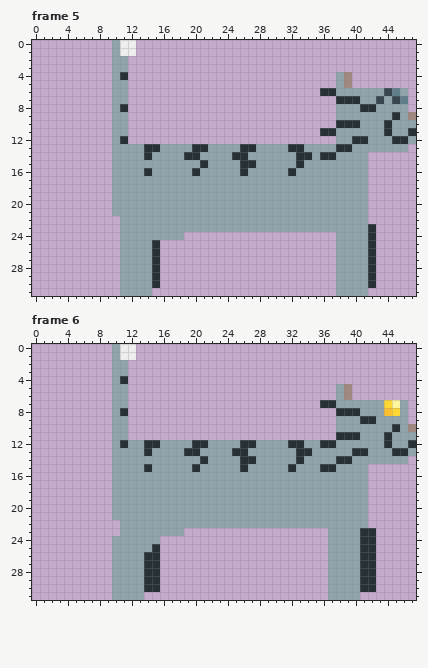
One commit to this pixel-art file: Assets/Sprites/NewSprites/Anims/CatPH_Walk.aseprite. The picture above is the old version.
48x32 pixels, 6 frames. Shown: frame 5, frame 6. The commit also changed other frames, which this record leaves out.
After the commit:
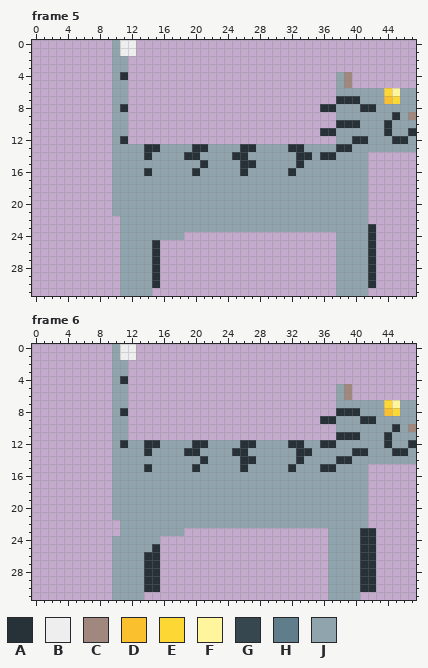
Palette (. is transparent): A #263238  B #eeeeee  C #a1887f  D #fbc02d  E #fdd835  F #fff59d  G #37474f  H #607d8b  J #90a4ae
Edits made:
Changed rows in their new state; - is an unchanged pixel.
Frame 5:
first column x 36:
 6 ..------EF-J
 7 -------JDEJJ
 8 AA---------J
first column x 47:
13 J
Frame 6:
first column x 36:
 7 ..---------J
 8 -----------J
 9 AA---------J
first column x 47:
14 J
Changed places in both pictures, as pixel boxes (x1, y1, x2, y2):
changed: (320, 88, 336, 112)
changed: (376, 88, 416, 112)
added: (408, 144, 416, 152)
changed: (320, 400, 336, 424)
added: (408, 400, 416, 464)
